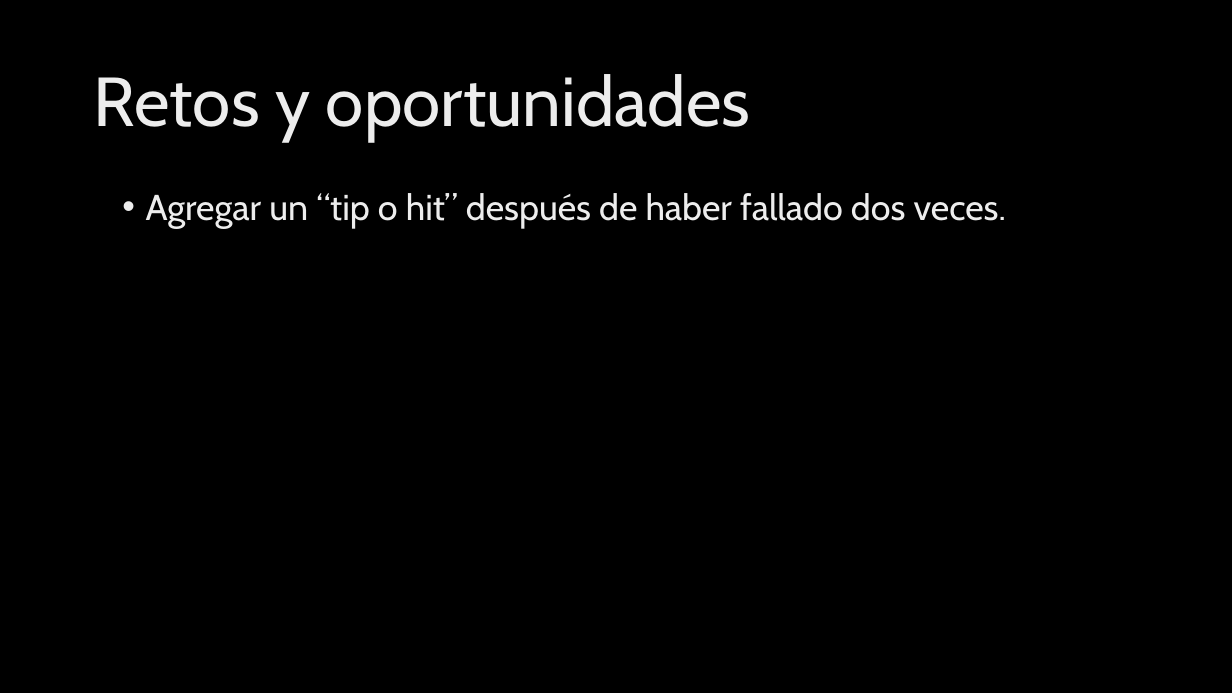
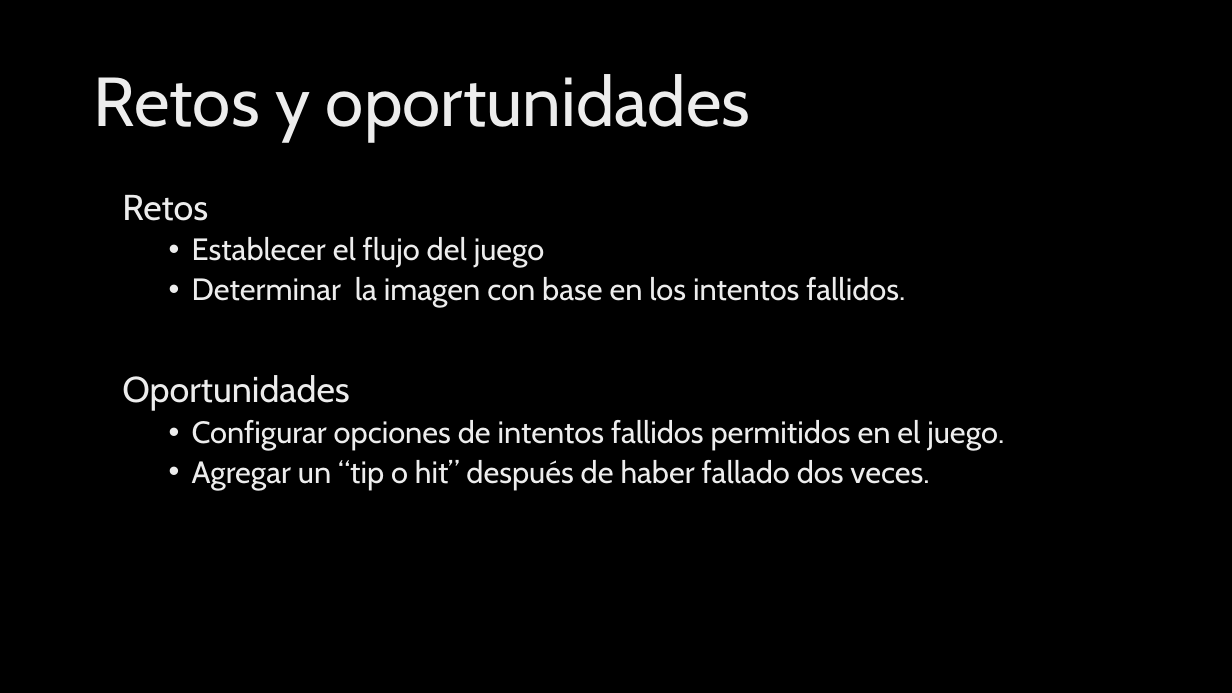
Before and after one commit to ta-data-mexpt/project-build-your-own-game, a slide deck: slide 4 of your-project/Proyecto 1 - Juego.pptx. Drawn at 1232x693 pixels with LibreOffice and Linux fonts; fonts in the diff are those of the drawing; background and template pictures are left out. Boxes give left, top, right and bottom in pixels: in the first picture for what was removed or moved away, otherwise in the second. Text is boxed around its words. In the diff, an @@ line names an element or a change of style, - is before the commit and + after.

```diff
--- a/your-project/Proyecto 1 - Juego.pptx
+++ b/your-project/Proyecto 1 - Juego.pptx
@@ text at <box>122,195,1004,450</box>: paragraphs added @@
+Retos
+  • Establecer el flujo del juego
+  • Determinar la imagen con base en los intentos fallidos.
+Oportunidades
+  • Configurar opciones de intentos fallidos permitidos en el juego.
@@ text at <box>192,460,929,489</box>: size 28 to 24 pt in "Agregar un “tip o hit” después de ..."; list level 1 to 2 in "Agregar un “tip o hit” ..." @@
```
Also in this commit, not shown: 2 other slides changed, 1 other file.
